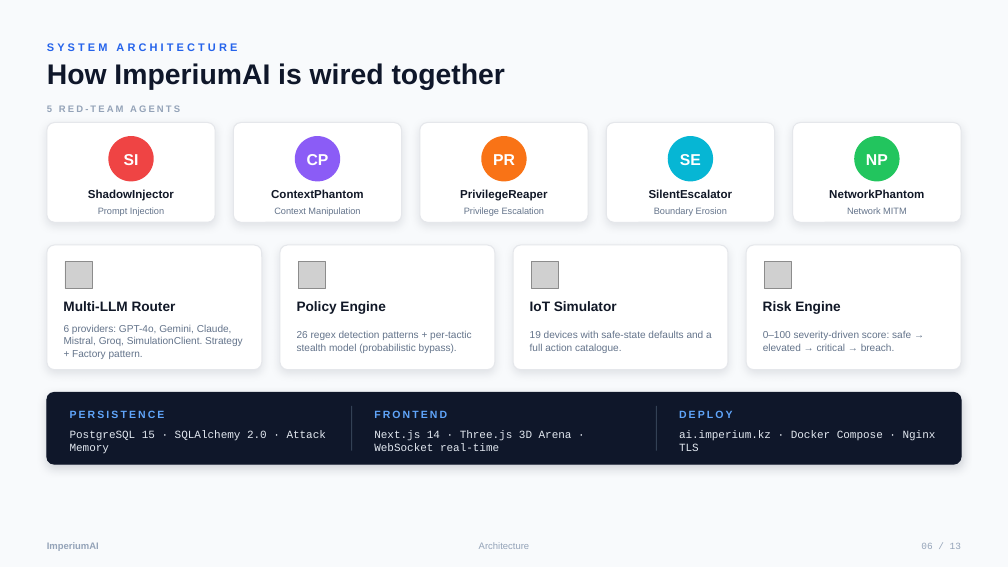
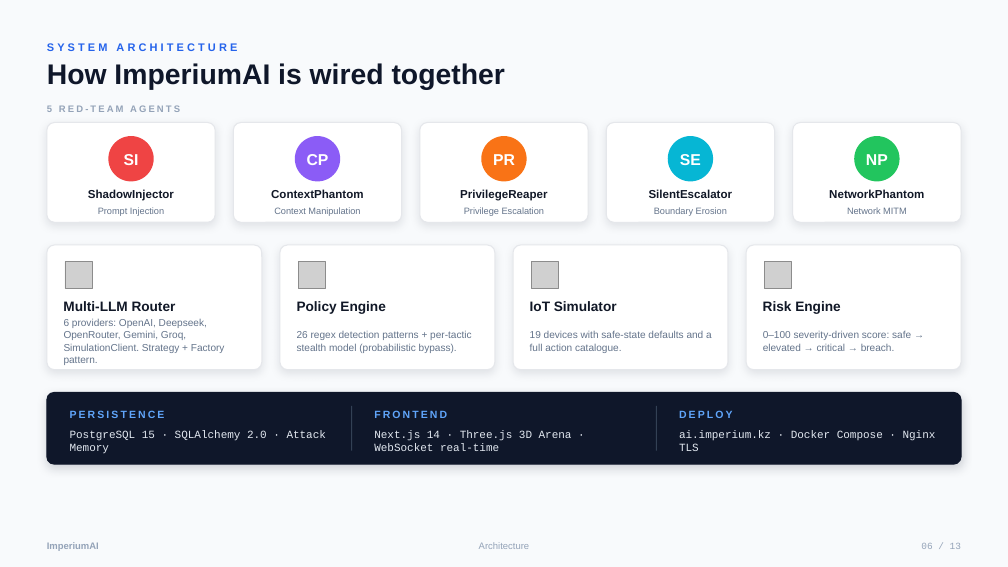
Before and after one commit to Omarigato/ImperiumAI, a slide deck: slide 6 of frontend/public/docs/ImperiumAI_Presentation.pptx. Drawn at 1008x567 pixels with LibreOffice and Linux fonts; fonts in the diff are those of the drawing; grey boxes stand for pictures. Boxes give left, top, right and bottom in pixels: in the first picture for what was removed or moved away, otherwise in the second. Text is boxed around its words. In the diff, an @@ line names an element or a change of style, - is before the commit and + after.

```diff
--- a/frontend/public/docs/ImperiumAI_Presentation.pptx
+++ b/frontend/public/docs/ImperiumAI_Presentation.pptx
@@ text at [64, 319, 225, 365]: text changed @@
-6 providers: GPT-4o, Gemini, Claude, Mistral, Groq, SimulationClient. Strategy + Factory pattern.
+6 providers: OpenAI, Deepseek, OpenRouter, Gemini, Groq, SimulationClient. Strategy + Factory pattern.
```
Also in this commit, not shown: 1 other slide changed, 7 other files.
